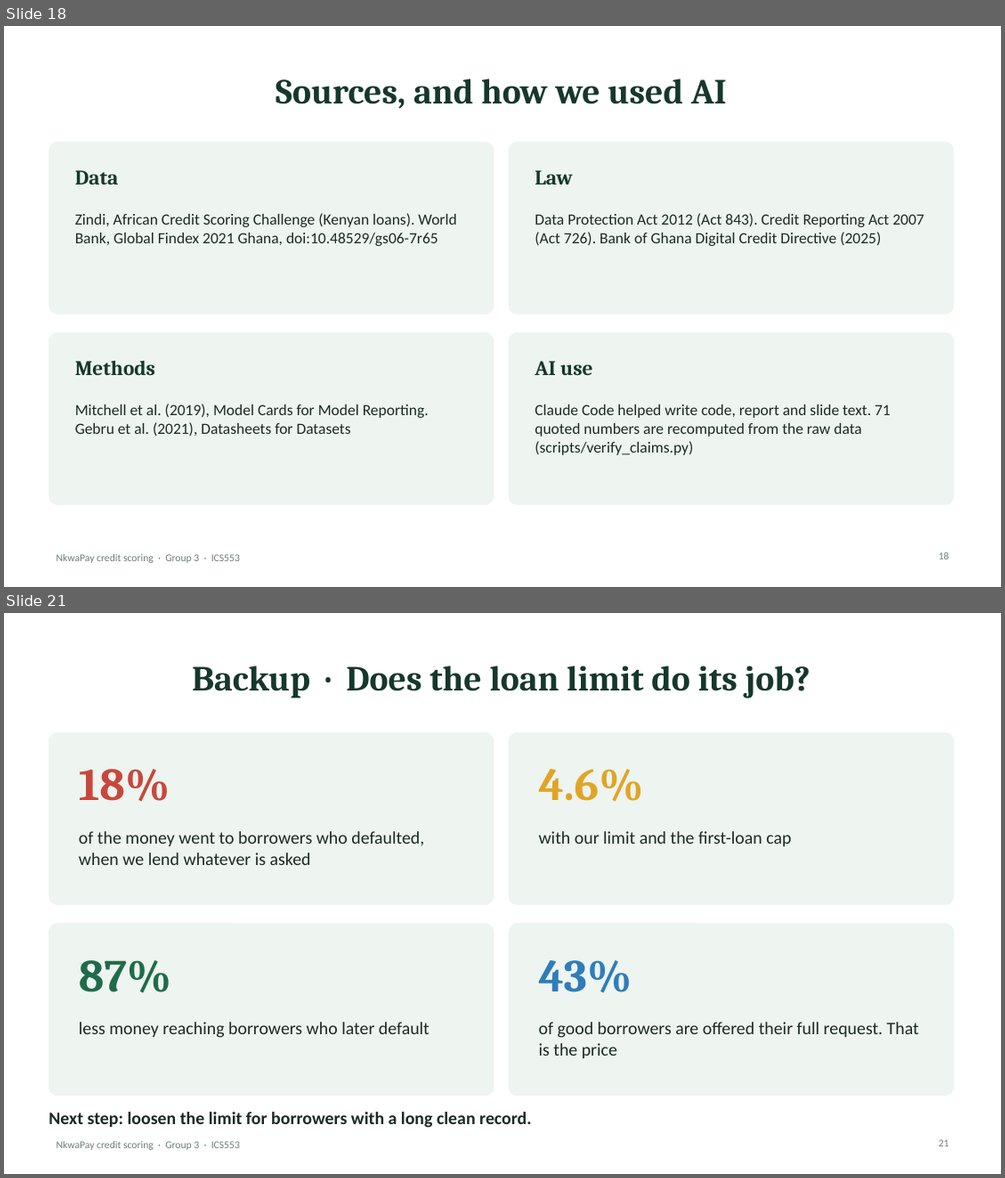
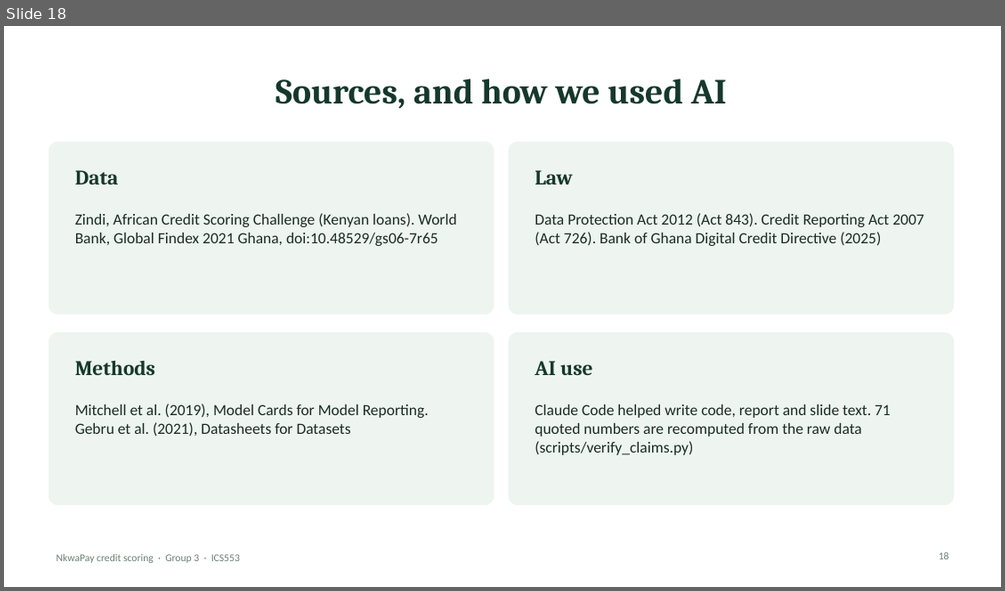
Before and after one commit to ASU-MICS-2028/mle-group-3-prosit-2, a slide deck: slides/NkwaPay_Debrief_Present.pptx. Shown one above the other, each under a label of ours: slides 18 and 21 before the commit, slide 18 after it; the slides between them are not shown. The pictures are 1005x1178 and 1005x591 pixels, drawn with LibreOffice and Linux fonts; fonts in the diff are those of the drawing. Boxes give left, top, right and bottom in pixels: in the first picture for what was removed or moved away, otherwise in the second. Text is boxed around its words. In the diff, an @@ line names an element or a change of style, - is before the commit and + after.

```diff
--- a/slides/NkwaPay_Debrief_Present.pptx
+++ b/slides/NkwaPay_Debrief_Present.pptx
@@ slide 21 removed at (4,613,1001,1174), background #FFFFFF; not listed: 1 template element that a slide beside it also shows @@
@@ title removed at (192,666,810,698) @@
-Backup · Does the loan limit do its job?
@@ rounded rectangle removed at (48,732,494,905) @@
@@ rounded rectangle removed at (509,732,954,905) @@
@@ text removed at (79,769,170,802) @@
-18%
@@ text removed at (539,769,644,802) @@
-4.6%
@@ text removed at (79,831,424,865) @@
-of the money went to borrowers who defaulted, when we lend whatever is asked
@@ text removed at (539,831,791,846) @@
-with our limit and the first-loan cap
@@ rounded rectangle removed at (48,924,494,1095) @@
@@ rounded rectangle removed at (509,924,954,1095) @@
@@ text removed at (79,960,171,993) @@
-87%
@@ text removed at (539,960,632,993) @@
-43%
@@ text removed at (79,1022,429,1038) @@
-less money reaching borrowers who later default
@@ text removed at (539,1022,919,1058) @@
-of good borrowers are offered their full request. That is the price
@@ text removed at (48,1111,532,1127) @@
-Next step: loosen the limit for borrowers with a long clean record.
@@ page number removed at (938,1139,949,1146) @@
-21
```
Also in this commit, not shown: 4 other slides removed, 1 other file.
